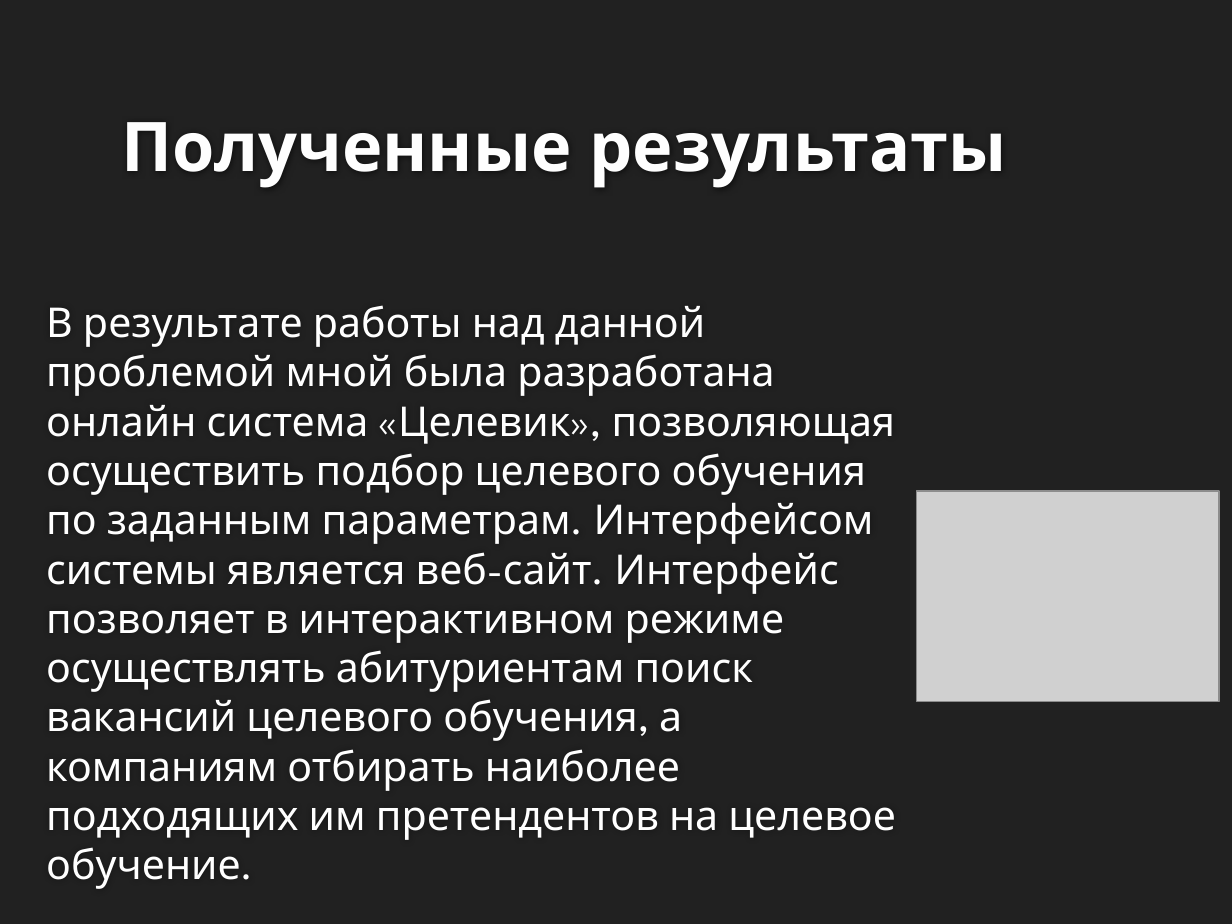
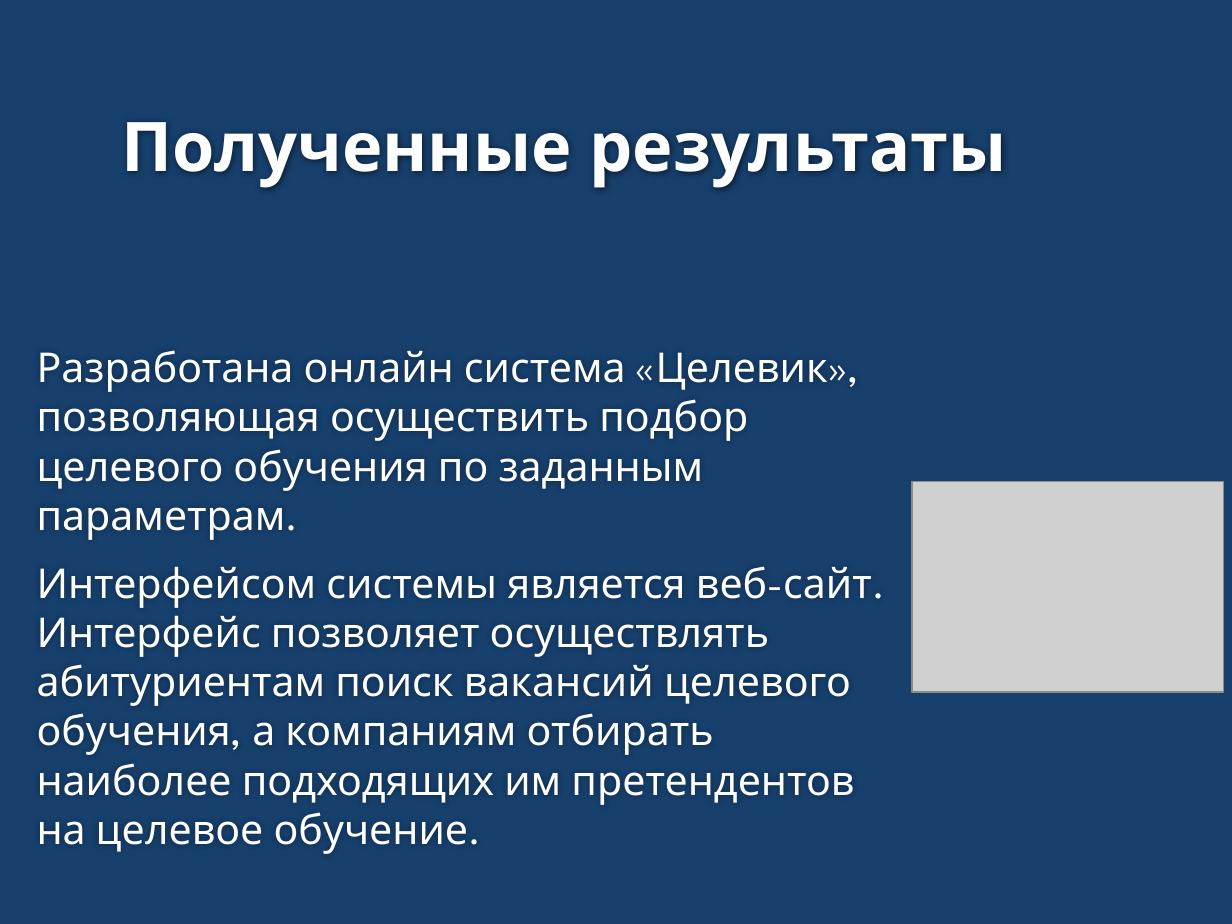
Before and after one commit to SerPan23/celevik, a slide deck: slide 4 of презентация.pptx. Drawn at 1232x924 pixels with LibreOffice and Linux fonts; fonts in the diff are those of the drawing; grey boxes stand for pictures; background and template pictures are left out. Boxes give left, top, right and bottom in pixels: in the first picture for what was removed or moved away, otherwise in the second. Text is boxed around its words. In the diff, an @@ line names an element or a change of style, - is before the commit and + after.

Commit message:
upd presentation

```diff
--- a/презентация.pptx
+++ b/презентация.pptx
@@ background #212121 to #17406D @@
@@ text at (37,350,872,854): text changed @@
-В результате работы над данной проблемой мной была разработана онлайн система «Целевик», позволяющая осуществить подбор целевого обучения по заданным параметрам. Интерфейсом системы является веб-сайт. Интерфейс позволяет в интерактивном режиме осуществлять абитуриентам поиск вакансий целевого обучения, а компаниям отбирать наиболее подходящих им претендентов на целевое обучение.
+Разработана онлайн система «Целевик», позволяющая осуществить подбор целевого обучения по заданным параметрам.
+Интерфейсом системы является веб-сайт. Интерфейс позволяет осуществлять абитуриентам поиск вакансий целевого обучения, а компаниям отбирать наиболее подходящих им претендентов на целевое обучение.
@@ picture: place and size @@
-picture at (917,492,1218,702)
+picture at (912,482,1223,692)
```
Also in this commit, not shown: 10 other slides changed, 1 slide added, 4 other files.
